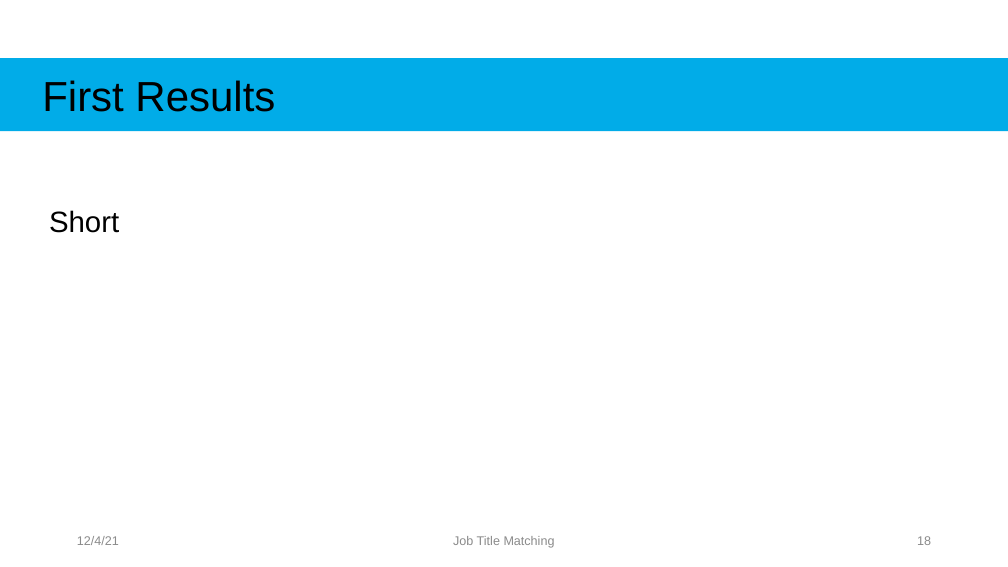
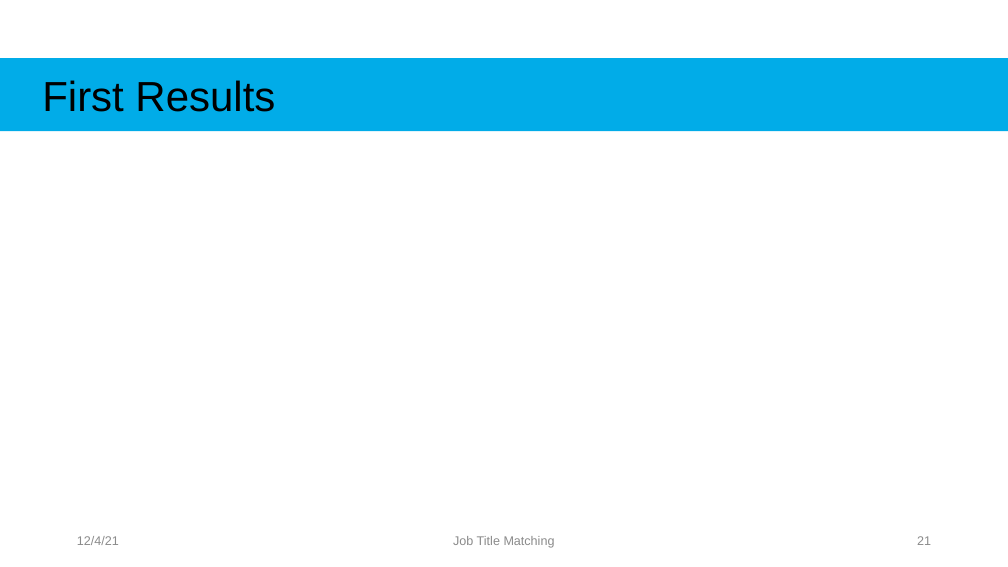
Before and after one commit to Rahkakavee/job-title-matching, a slide deck: slide 21 of presentation/Kolloquium.pptx (slide 18 before the commit). Drawn at 1008x567 pixels with LibreOffice and Linux fonts; fonts in the diff are those of the drawing. Boxes give left, top, right and bottom in pixels: in the first picture for what was removed or moved away, otherwise in the second. Text is boxed around its words. In the diff, an @@ line names an element or a change of style, - is before the commit and + after.

```diff
--- a/presentation/Kolloquium.pptx
+++ b/presentation/Kolloquium.pptx
@@ text removed at (x1=49, y1=210, x2=119, y2=233) @@
-Short
@@ page number at (x1=917, y1=536, x2=931, y2=545): text changed @@
-18
+21
```
Also in this commit, not shown: 10 other slides changed, 5 slides added.
